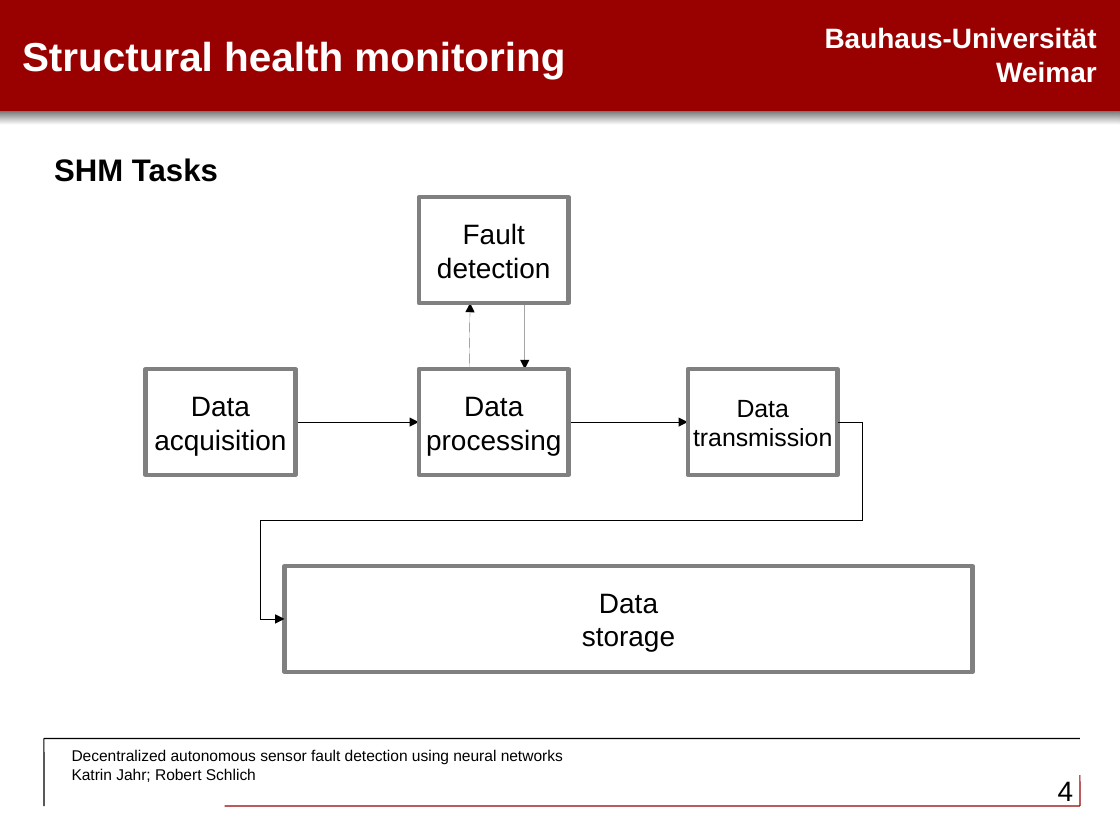
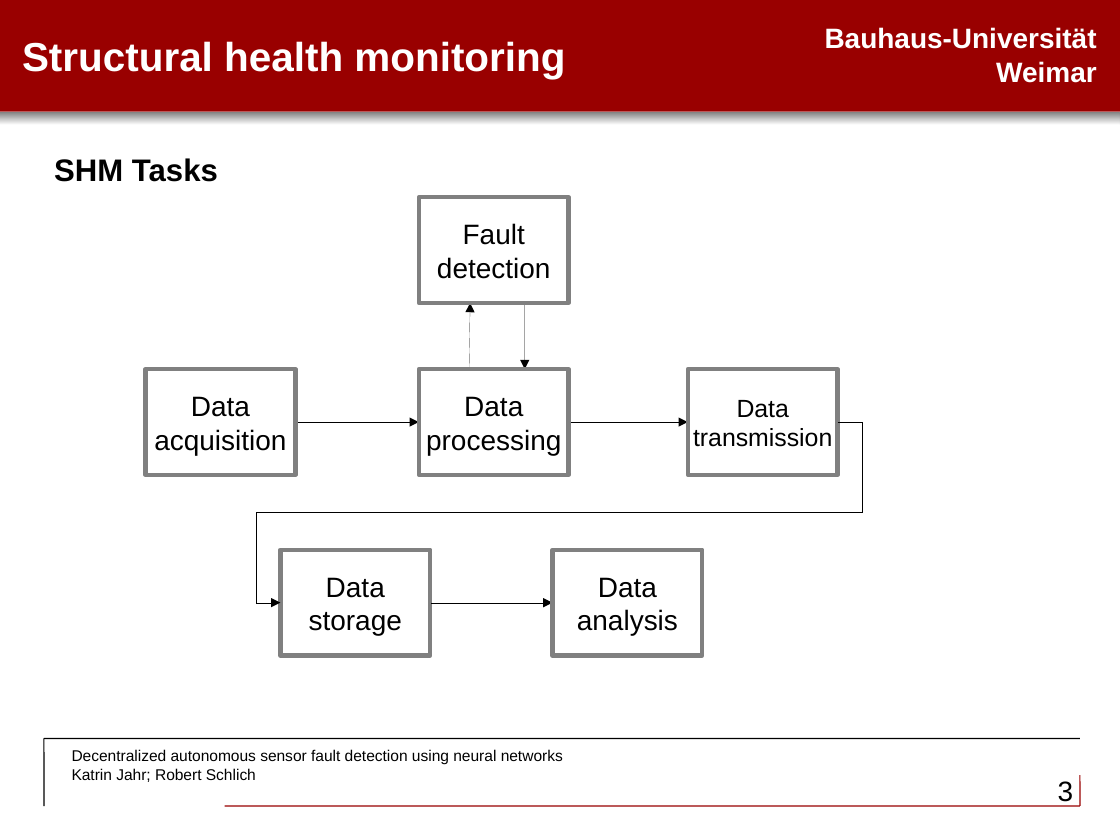
Before and after one commit to RobertSchlich/shm, a slide deck: slide 3 of presentation/SHMJahrSchlich.odp (slide 4 before the commit). Drawn at 1120x840 pixels with LibreOffice and Linux fonts; fonts in the diff are those of the drawing. Boxes give left, top, right and bottom in pixels: in the first picture for what was removed or moved away, otherwise in the second. Text is boxed around its words. In the diff, an @@ line names an element or a change of style, - is before the commit and + after.

```diff
--- a/presentation/SHMJahrSchlich.odp
+++ b/presentation/SHMJahrSchlich.odp
@@ elbow arrow moved from (838, 422) - (284, 619) to (838, 422) - (280, 603) @@
@@ rectangle "Data": place and size @@
-rectangle "Data" at (284,566,972,671)
+rectangle "Data" at (280,550,430,655)
@@ rectangle added at (552,550,702,655), fill #FFFFFF, outline #808080 2.89 pt, 18 pt, text #000000 @@
+Data
+analysis
@@ elbow arrow added from (431, 603) to (552, 603), #000000 0 pt @@
@@ page number at (1058,781,1074,806): text changed @@
-4
+3
```
Also in this commit, not shown: 3 other slides changed.
